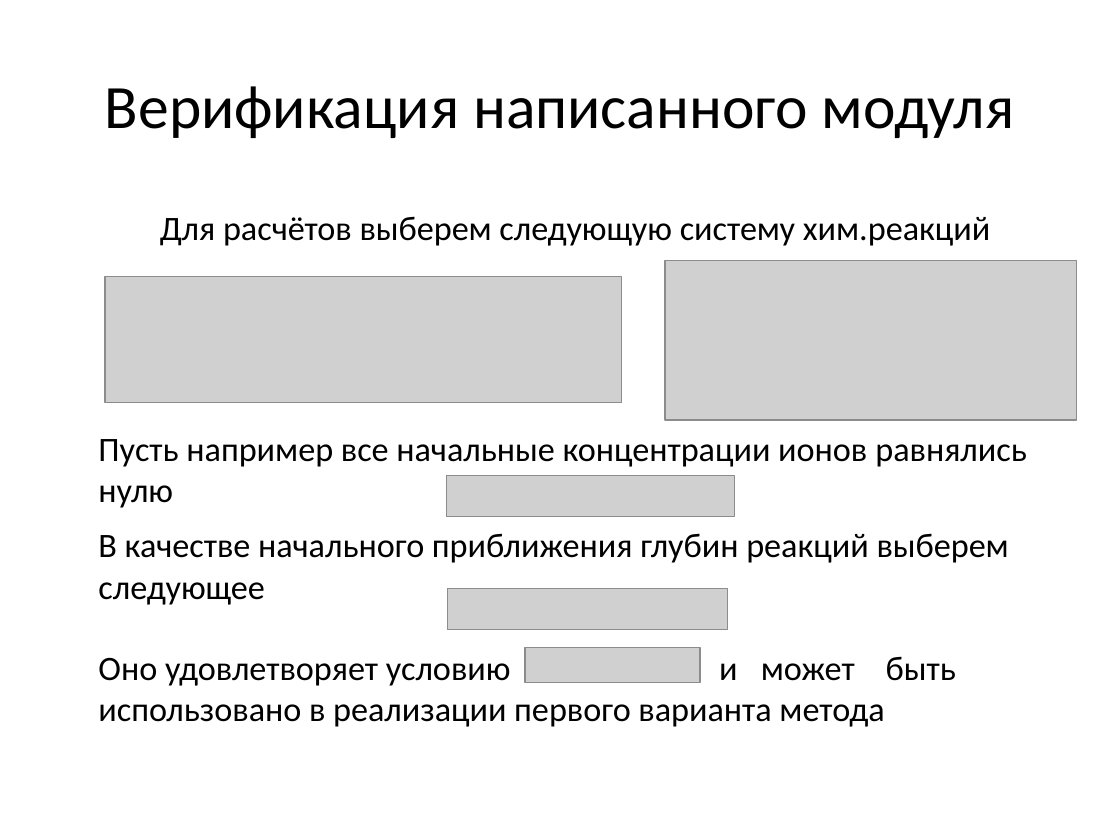
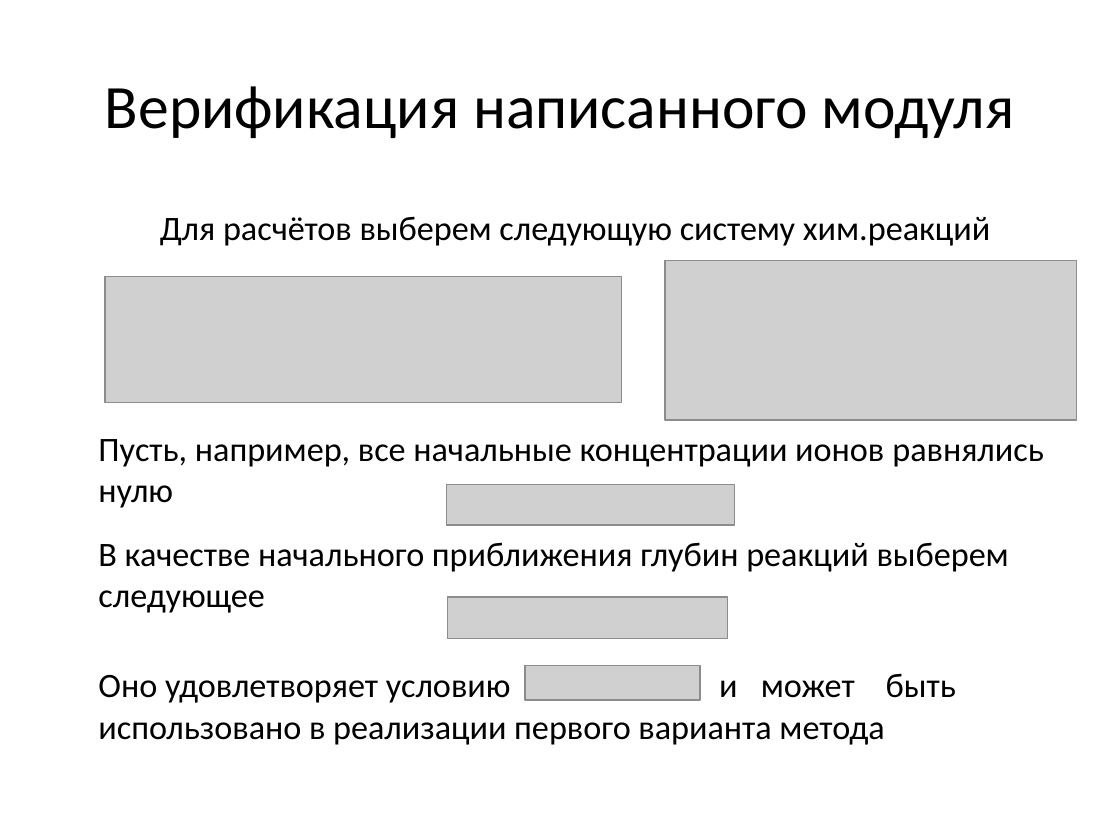
Before and after one commit to GrininViktor/Diplom, a slide deck: slide 9 of Презентация.pptx. Drawn at 1120x840 pixels with LibreOffice and Linux fonts; fonts in the diff are those of the drawing; grey boxes stand for pictures. Boxes give left, top, right and bottom in pixels: in the first picture for what was removed or moved away, otherwise in the second. Text is boxed around its words. In the diff, an @@ line names an element or a change of style, - is before the commit and + after.

```diff
--- a/Презентация.pptx
+++ b/Презентация.pptx
@@ text at (98,439,1043,508): text changed @@
-Пусть например все начальные концентрации ионов равнялись нулю
+Пусть, например, все начальные концентрации ионов равнялись нулю
@@ 2 pictures, 1 text: place and size @@
-2 pictures, 1 text at (98,476,1009,629)
+2 pictures, 1 text at (98,485,1009,638)
@@ text "Оно удовлетворяет условию и может ...": place and size @@
-text "Оно удовлетворяет условию и может ..." at (98,656,956,727)
+text "Оно удовлетворяет условию и может ..." at (98,673,956,745)
@@ picture: place and size @@
-picture at (525,647,700,682)
+picture at (525,665,700,700)
```
Also in this commit, not shown: 10 other slides changed, 5 slides added, 1 slide removed, 2 other files.
